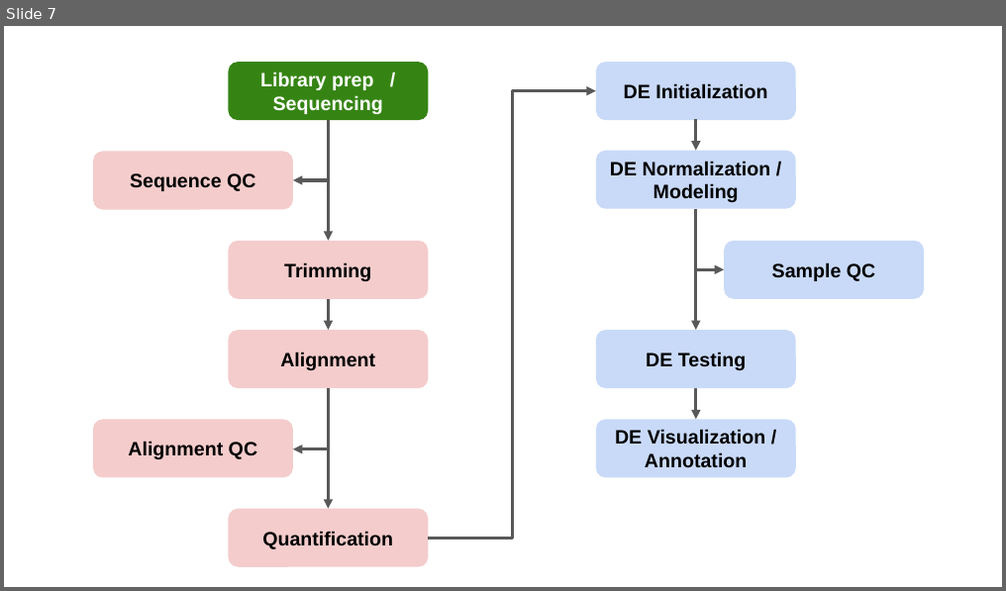
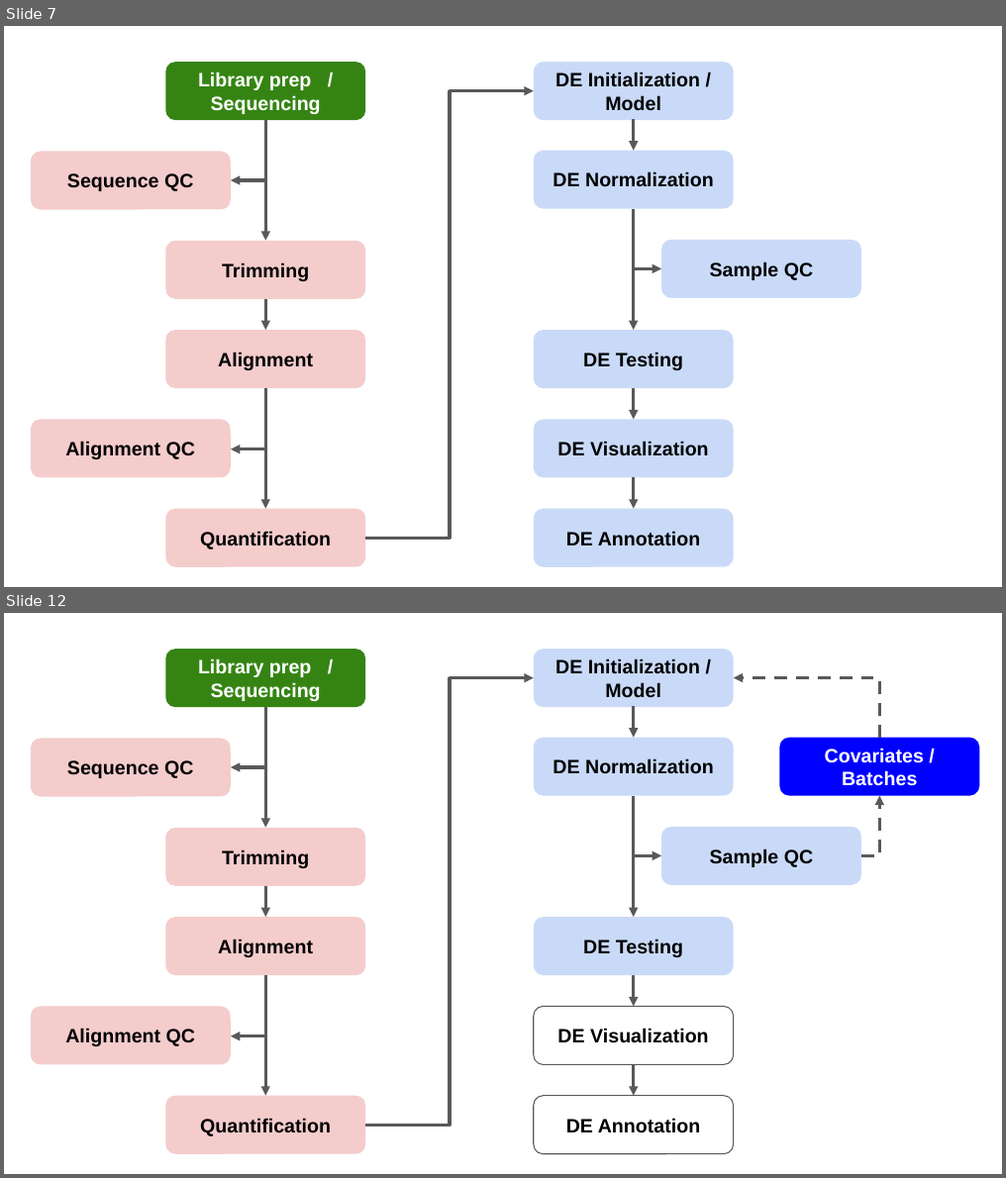
Before and after one commit to umich-brcf-bioinf/workshop-rnaseq-demystified, a slide deck: source/images/source/RSD_workshop_wayfinder.pptx. Shown one above the other, each under a label of ours: slide 7 before the commit, slides 7 and 12 after it; the slides between them are not shown. The pictures are 1006x591 and 1006x1178 pixels, drawn with LibreOffice and Linux fonts; fonts in the diff are those of the drawing. Boxes give left, top, right and bottom in pixels: in the first picture for what was removed or moved away, otherwise in the second. Text is boxed around its words. In the diff, an @@ line names an element or a change of style, - is before the commit and + after.

```diff
--- a/source/images/source/RSD_workshop_wayfinder.pptx
+++ b/source/images/source/RSD_workshop_wayfinder.pptx
@@ slide 12 added at (4,613,1002,1174), background #FFFFFF @@
@@ rounded rectangle added at (165,649,365,708), fill #358413, 14 pt, text #FFFFFF, bold @@
+Library prep / Sequencing
@@ rounded rectangle added at (534,649,734,708), fill #C9DAF8, 14 pt, text #000000, bold @@
+DE Initialization / Model
@@ elbow arrow added from (365, 1125) to (534, 678), #595959 2.25 pt @@
@@ elbow arrow added from (879, 738) to (734, 678), #595959 2.25 pt dashed @@
@@ elbow arrow added from (265, 707) to (231, 767), #595959 2.25 pt @@
@@ arrow added from (265, 707) to (265, 828), #595959 2.25 pt @@
@@ arrow added from (634, 707) to (634, 738), #595959 2.25 pt @@
@@ rounded rectangle added at (31,738,231,796), fill #F4CCCC, 14 pt, text #000000, bold @@
+Sequence QC
@@ rounded rectangle added at (534,738,734,796), fill #C9DAF8, 14 pt, text #000000, bold @@
+DE Normalization
@@ rounded rectangle added at (779,738,979,796), fill #0000FF, 14 pt, text #FFFFFF, bold @@
+Covariates / Batches
@@ arrow added from (634, 795) to (634, 917), #595959 2.25 pt @@
@@ elbow arrow added from (634, 795) to (661, 856), #595959 2.25 pt @@
@@ elbow arrow added from (861, 856) to (879, 795), #595959 2.25 pt dashed @@
@@ rounded rectangle added at (165,828,365,886), fill #F4CCCC, 14 pt, text #000000, bold @@
+Trimming
@@ rounded rectangle added at (661,827,861,885), fill #C9DAF8, 14 pt, text #000000, bold @@
+Sample QC
@@ arrow added from (265, 886) to (265, 917), #595959 2.25 pt @@
@@ rounded rectangle added at (165,917,365,976), fill #F4CCCC, 14 pt, text #000000, bold @@
+Alignment
@@ rounded rectangle added at (534,917,734,976), fill #C9DAF8, 14 pt, text #000000, bold @@
+DE Testing
@@ elbow arrow added from (265, 976) to (231, 1036), #595959 2.25 pt @@
@@ arrow added from (265, 975) to (265, 1096), #595959 2.25 pt @@
@@ arrow added from (634, 975) to (634, 1006), #595959 2.25 pt @@
@@ rounded rectangle added at (31,1006,231,1065), fill #F4CCCC, 14 pt, text #000000, bold @@
+Alignment QC
@@ rounded rectangle added at (534,1006,734,1065), outline #595959 0.75 pt, 14 pt, text #000000, bold @@
+DE Visualization
@@ arrow added from (634, 1065) to (634, 1096), #595959 2.25 pt @@
@@ rounded rectangle added at (165,1096,365,1155), fill #F4CCCC, 14 pt, text #000000, bold @@
+Quantification
@@ rounded rectangle added at (534,1096,734,1155), outline #595959 0.75 pt, 14 pt, text #000000, bold @@
+DE Annotation
@@ slide 7 changed as well @@
@@ text in rounded rectangle at (555,72,700,111): text changed @@
-DE Initialization
+DE Initialization / Model
@@ text in rounded rectangle at (552,172,714,187): text changed @@
-DE Normalization / Modeling
+DE Normalization
@@ 11 rounded rectangles, 6 arrows, 4 elbow arrows: place and size @@
-11 rounded rectangles, 6 arrows, 4 elbow arrows at (93,62,923,568)
+11 rounded rectangles, 6 arrows, 4 elbow arrows at (31,62,861,568)
@@ text in rounded rectangle at (557,441,709,457): text changed @@
-DE Visualization / Annotation
+DE Visualization
@@ arrow added from (634, 478) to (634, 509), #595959 2.25 pt @@
@@ rounded rectangle added at (534,509,734,568), fill #C9DAF8, 14 pt, text #000000, bold @@
+DE Annotation
```
Also in this commit, not shown: 13 other slides changed, 1 other slide added, 20 other files.
